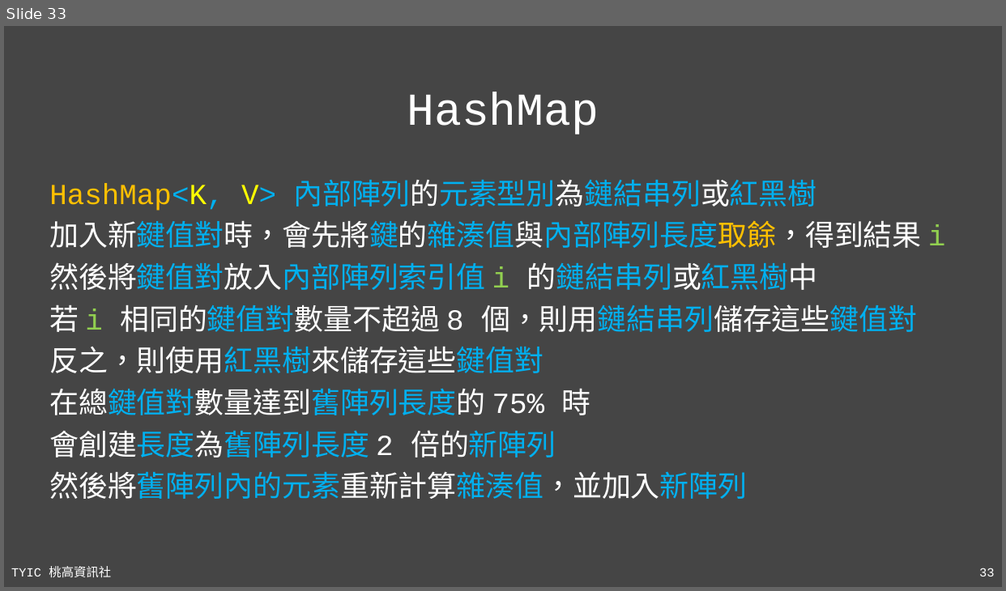
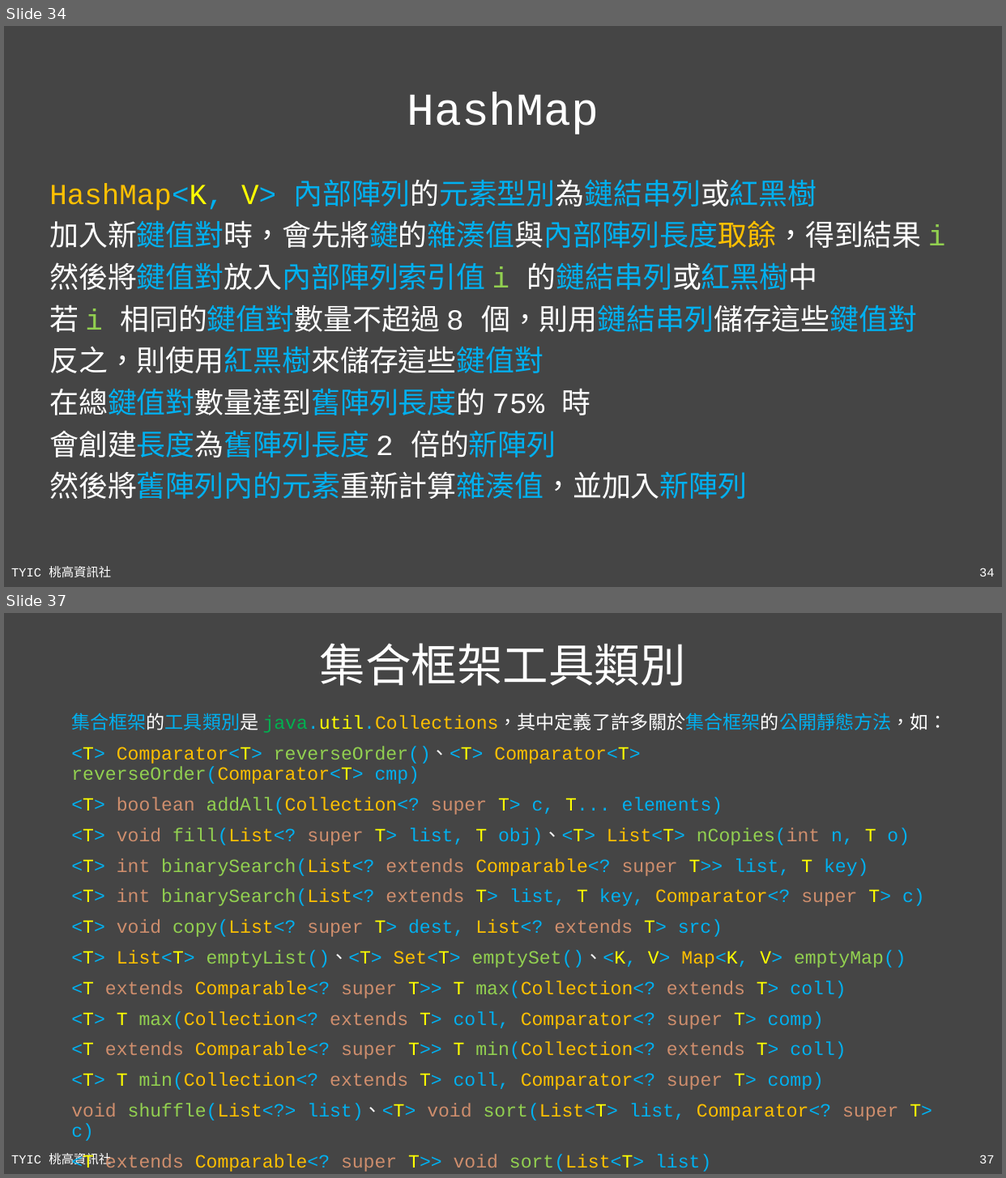
Before and after one commit to TYSHIC/slides, a slide deck: ppt/14_工具類別(2).pptx. Shown one above the other, each under a label of ours: slide 33 before the commit, slides 34 and 37 after it; the slides between them are not shown. The pictures are 1006x591 and 1006x1178 pixels, drawn with LibreOffice and Linux fonts; fonts in the diff are those of the drawing. Boxes give left, top, right and bottom in pixels: in the first picture for what was removed or moved away, otherwise in the second. Text is boxed around its words. In the diff, an @@ line names an element or a change of style, - is before the commit and + after.

```diff
--- a/ppt/14_工具類別(2).pptx
+++ b/ppt/14_工具類別(2).pptx
@@ slide 37 added at bbox=[4, 613, 1002, 1174], background #454545; not listed: 2 template elements that a slide beside it also shows @@
@@ title added at bbox=[320, 643, 686, 686], 44 pt, text #FFFFFF @@
+集合框架工具類別
@@ text added at bbox=[71, 713, 948, 1141], 18 pt, text #00B0F0 @@
+集合框架的工具類別是 java.util.Collections，其中定義了許多關於集合框架的公開靜態方法，如：
+<T> Comparator<T> reverseOrder()、<T> Comparator<T> reverseOrder(Comparator<T> cmp)
+<T> boolean addAll(Collection<? super T> c, T... elements)
+<T> void fill(List<? super T> list, T obj)、<T> List<T> nCopies(int n, T o)
+<T> int binarySearch(List<? extends Comparable<? super T>> list, T key)
+<T> int binarySearch(List<? extends T> list, T key, Comparator<? super T> c)
+<T> void copy(List<? super T> dest, List<? extends T> src)
+<T> List<T> emptyList()、<T> Set<T> emptySet()、<K, V> Map<K, V> emptyMap()
+<T extends Comparable<? super T>> T max(Collection<? extends T> coll)
+<T> T max(Collection<? extends T> coll, Comparator<? super T> comp)
+<T extends Comparable<? super T>> T min(Collection<? extends T> coll)
+<T> T min(Collection<? extends T> coll, Comparator<? super T> comp)
+void shuffle(List<?> list)、<T> void sort(List<T> list, Comparator<? super T> c)
+<T extends Comparable<? super T>> void sort(List<T> list)
@@ what was slide 33 is now slide 34 @@
@@ page number at bbox=[979, 568, 994, 577]: text changed @@
-33
+34
```
Also in this commit, not shown: 5 slides changed, 4 other slides added, 1 slide removed, 9 other files.
